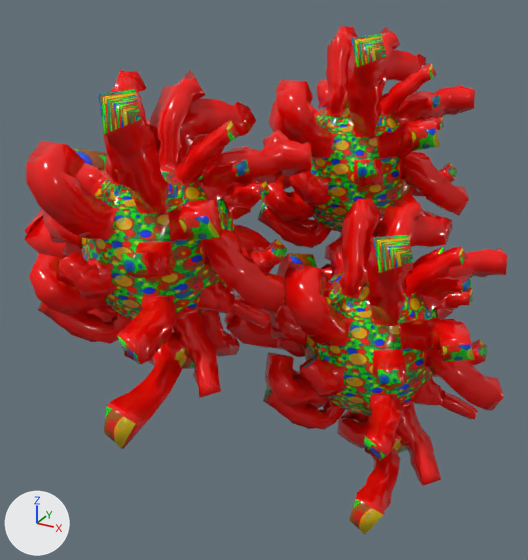
An edit to the glTF model assets/objects/Virus.gltf, drawn before and after from the same camera.
Camera for both pictures: a 50 mm lens placed at (1.99, -4.28, 2.84), pointed at (-0.09, -0.49, 0.94). The axes (+X, +Y, +Z) are drawn at lower left. The lights are the same throughout.
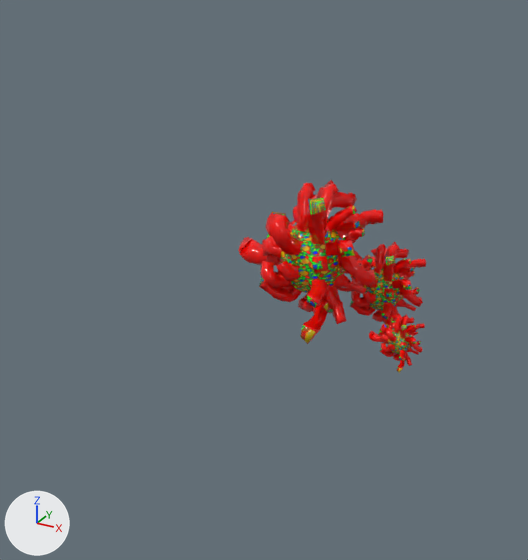
Commit message: resize
rescale

Where the change shows, as pixel boxes (x1, y1, x2, y2) in the pictures (528 x 560 px):
'Sphere.002', moved, rescaled (49% narrower, 57% shorter)
    before: (24, 70, 311, 449)
    after: (238, 180, 383, 344)
'Sphere', moved, rescaled (80% narrower, 83% shorter)
    before: (224, 192, 507, 534)
    after: (369, 314, 425, 373)
'Sphere.001', moved, rescaled
    before: (233, 25, 475, 261)
    after: (337, 242, 426, 336)

Patch to the scene script:
```diff
--- a/assets/objects/Virus.gltf.py
+++ b/assets/objects/Virus.gltf.py
@@ ob_sphere @@
 ob_sphere = bpy.data.objects.new('Sphere', me_sphere_007)
-ob_sphere.location = (0.65, -0.489, 0.7)
+ob_sphere.location = (0.708, -0.087, 0.518)
 ob_sphere.rotation_euler = (0.00372, -0.00028, 3.14)  # degrees (0.2, 0, 180)
-ob_sphere.scale = (0.5, 0.5, 0.5)
+ob_sphere.scale = (0.1, 0.1, 0.1)
@@ ob_sphere_001 @@
 ob_sphere_001 = bpy.data.objects.new('Sphere.001', me_sphere_010)
-ob_sphere_001.location = (0.151, 0.339, 1.531)
+ob_sphere_001.location = (0.29, 0.742, 0.487)
 ob_sphere_001.rotation_euler = (0.00372, -0.00028, 3.14)  # degrees (0.2, 0, 180)
-ob_sphere_001.scale = (0.5, 0.5, 0.5)
+ob_sphere_001.scale = (0.2, 0.2, 0.2)
@@ ob_sphere_002 @@
 ob_sphere_002 = bpy.data.objects.new('Sphere.002', me_sphere_011)
-ob_sphere_002.location = (-0.323, -1.258, 1.416)
+ob_sphere_002.location = (-0.058, 0.189, 0.88)
 ob_sphere_002.rotation_euler = (0.00372, -0.00028, 3.14)  # degrees (0.2, 0, 180)
-ob_sphere_002.scale = (0.5, 0.5, 0.5)
+ob_sphere_002.scale = (0.3, 0.3, 0.3)
```
